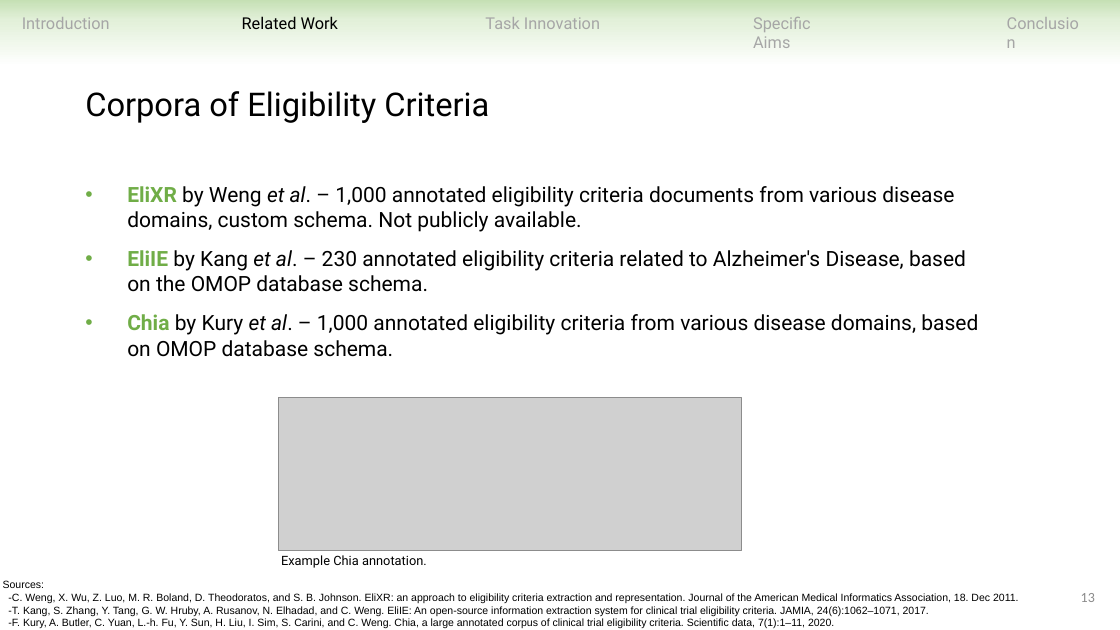
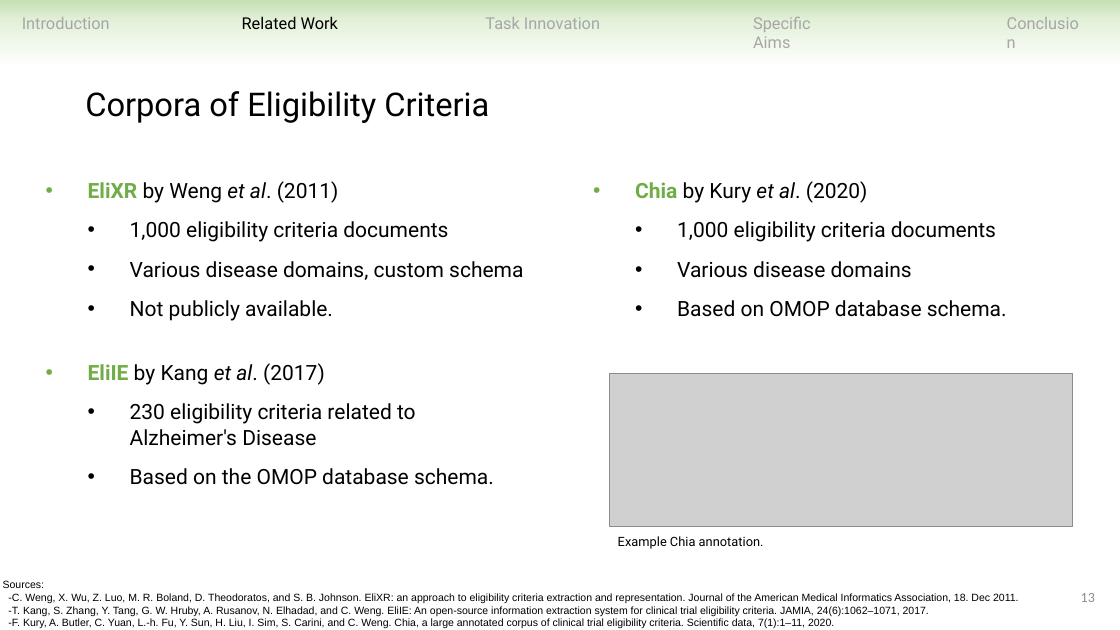
Before and after one commit to ndobb/dissertation, a slide deck: slide 13 of 4_general_exam/presentation/nic_dobbins_general_exam.pptx. Drawn at 1120x630 pixels with LibreOffice and Linux fonts; fonts in the diff are those of the drawing; grey boxes stand for pictures. Boxes give left, top, right and bottom in pixels: in the first picture for what was removed or moved away, otherwise in the second. Text is boxed around its words. In the diff, an @@ line names an element or a change of style, - is before the commit and + after.

```diff
--- a/4_general_exam/presentation/nic_dobbins_general_exam.pptx
+++ b/4_general_exam/presentation/nic_dobbins_general_exam.pptx
@@ text at <box>88,181,523,485</box>: text changed @@
-• EliXR by Weng et al. – 1,000 annotated eligibility criteria documents from various disease domains, custom schema. Not publicly available.
-• EliIE by Kang et al. – 230 annotated eligibility criteria related to Alzheimer's Disease, based on the OMOP database schema.
-• Chia by Kury et al. – 1,000 annotated eligibility criteria from various disease domains, based on OMOP database schema.
+• EliXR by Weng et al. (2011)
+  • 1,000 eligibility criteria documents
+  • Various disease domains, custom schema
+  • Not publicly available.
+• EliIE by Kang et al. (2017)
+  • 230 eligibility criteria related to Alzheimer's Disease
+  • Based on the OMOP database schema.
@@ text added at <box>635,181,1007,317</box>, 18 pt, text #000000 @@
+• Chia by Kury et al. (2020)
+  • 1,000 eligibility criteria documents
+  • Various disease domains
+  • Based on OMOP database schema.
@@ picture: place and size @@
-picture at <box>278,397,742,550</box>
+picture at <box>610,374,1074,527</box>
@@ text "Example Chia annotation.": place and size @@
-text "Example Chia annotation." at <box>281,555,427,568</box>
+text "Example Chia annotation." at <box>618,536,764,549</box>
```
Also in this commit, not shown: 49 other slides changed, 2 slides added, 4 slides removed.
